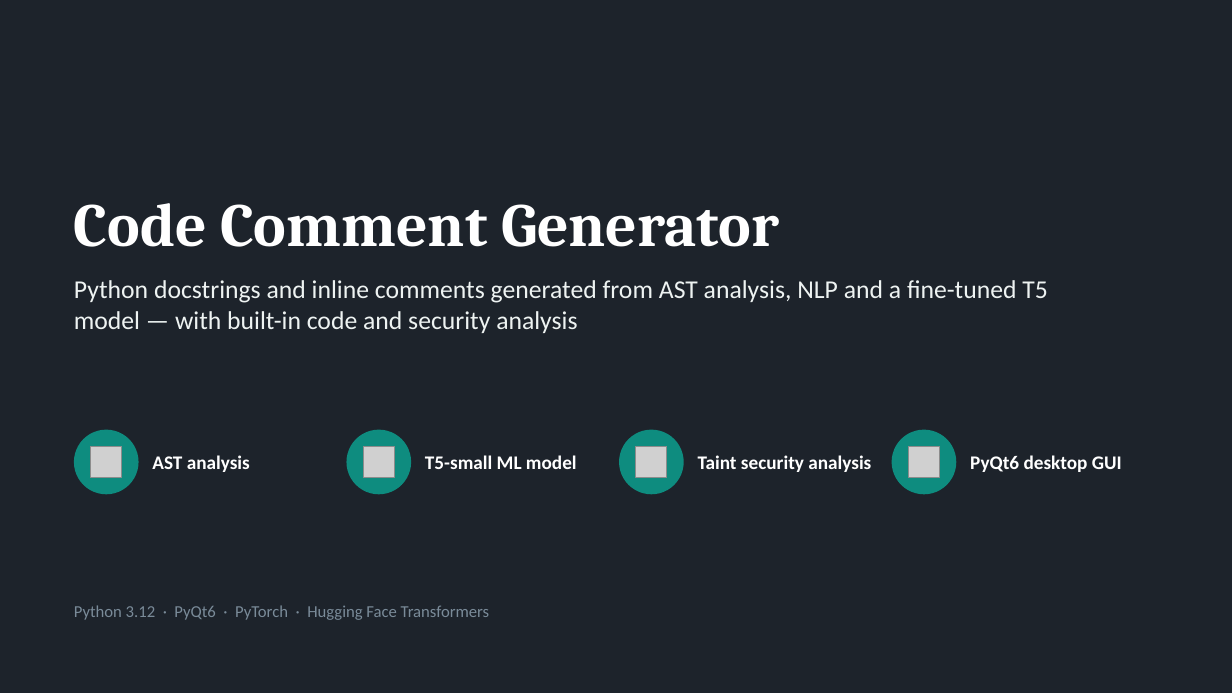
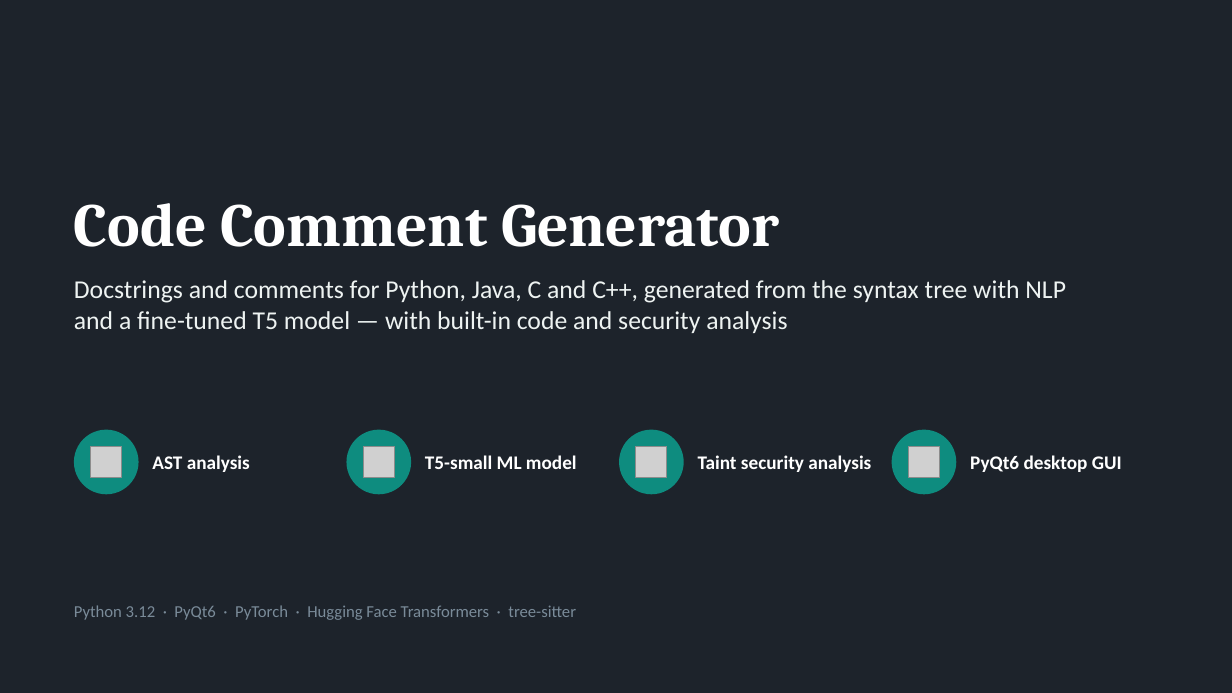
Before and after one commit to ldcode20/CodeCommentGenerator, a slide deck: slide 1 of CodeCommentGenerator.pptx. Drawn at 1232x693 pixels with LibreOffice and Linux fonts; fonts in the diff are those of the drawing; grey boxes stand for pictures. Boxes give left, top, right and bottom in pixels: in the first picture for what was removed or moved away, otherwise in the second. Text is boxed around its words. In the diff, an @@ line names an element or a change of style, - is before the commit and + after.

```diff
--- a/CodeCommentGenerator.pptx
+++ b/CodeCommentGenerator.pptx
@@ text at <box>74,280,1066,333</box>: text changed @@
-Python docstrings and inline comments generated from AST analysis, NLP and a fine-tuned T5 model — with built-in code and security analysis
+Docstrings and comments for Python, Java, C and C++, generated from the syntax tree with NLP and a fine-tuned T5 model — with built-in code and security analysis
@@ text at <box>74,605,576,620</box>: text changed @@
-Python 3.12 · PyQt6 · PyTorch · Hugging Face Transformers
+Python 3.12 · PyQt6 · PyTorch · Hugging Face Transformers · tree-sitter
```
Also in this commit, not shown: 3 other slides changed, 1 slide added, 28 other files.
